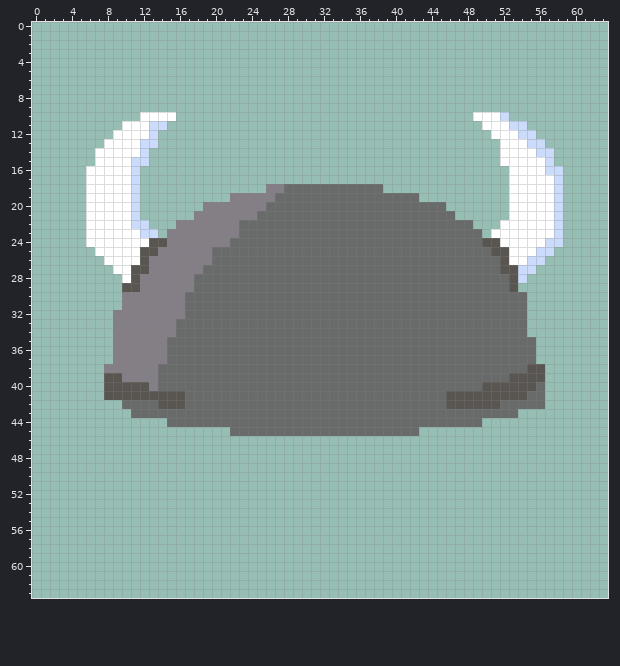
Pixel-art sprite, stored at Art/Enemy/helmet.png. That is the earlier state.
The file is 64x64 pixels.
Now the later version:
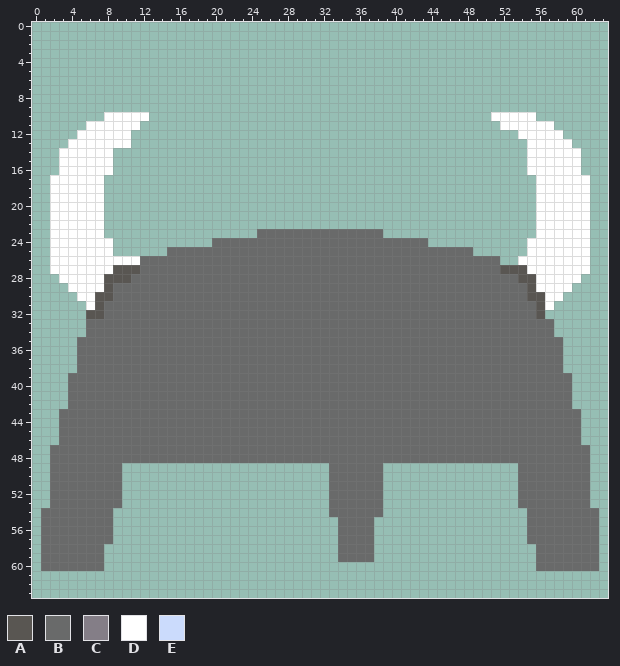
Palette (. is transparent): A #595652  B #696a6a  C #847e87  D #ffffff  E #cbdbfc
What changed:
Changed rows in their new state; - is an unchanged pixel.
first column x 1:
10 -------DDDD-...---------------------------------..-DDDD-------
11 -----DDDD--...-----------------------------------..-DDDDD-----
12 ----DDDD--...-------------------------------------...DDDDD----
13 ---DDDD---...--------------------------------------...DDDDD---
14 --DDDD--....---------------------------------------...-DDDDD--
15 --DDDD--....---------------------------------------...--DDDD--
16 --DDD---...-----------------------------------------..--DDDD--
17 -DDDD--....-----------------------------------------...--DDDD-
18 -DDDD--....--------------.............--------------...--DDDD-
19 -DDDD--....----------.....................----------...--DDDD-
20 -DDDD--....-------...........................-------...--DDDD-
21 -DDDD--....------.............................------...--DDDD-
22 -DDDD--.....---.................................---....--DDDD-
23 -DDDD--......-..........--------------...........-.....--DDDD-
24 -DDDD---...........BB----------------------...........--DDDDD-
25 -DDDDD--......BBBBB-----------------------------......-DDDDDD-
26 -DDDDDD----BBBBBBBB--------------------------------..-DDDDDDD-
27 -DDDDDDDAA-BBBBBBB-----------------------------------ADDDDDDD-
28 --DDDDDAAABBBBBBB-----------------------------------BAADDDDD--
29 ---DDDDABBBBBBBBB-----------------------------------BBADDDD---
30 ----DDAABBBBBBBB--------------------------------------AADD----
31 -----DABBBBBBBBB--------------------------------------BAD-----
32 -----AABBBBBBBBB--------------------------------------BA------
33 -----BBBBBBBBBB---------------------------------------BBB-----
34 -----BBBBBBBBBB---------------------------------------BBB-----
35 ----BBBBBBBBBB-----------------------------------------BBB----
36 ----BBBBBBBBBB-----------------------------------------BBB----
37 ----BBBBBBBBBB-----------------------------------------BBB----
38 ----BBBBBBBBB-----------------------------------------BBBB----
39 ---BBBBBBBBBB---------------------------------------BBBBBBB---
40 ---BBBBBBBBBB------------------------------------BBBBBB-BBB---
41 ---BBBBBBBBBBBBB-----------------------------BBBBBBBBB--BBB---
42 ---BBBBBB----BBB-----------------------------BBBBBB-----BBB---
43 --BBBBBBBB-------------------------------------------BBBBBBB--
44 --BBBBBBBBBBBB-----------------------------------BBBBBBBBBBB--
45 --BBBBBBBBBBBBBBBBBBB---------------------BBBBBBBBBBBBBBBBBB--
46 --BBBBBBBBBBBBBBBBBBBBBBBBBBBBBBBBBBBBBBBBBBBBBBBBBBBBBBBBBB--
47 -BBBBBBBBBBBBBBBBBBBBBBBBBBBBBBBBBBBBBBBBBBBBBBBBBBBBBBBBBBBB-
48 -BBBBBBBBBBBBBBBBBBBBBBBBBBBBBBBBBBBBBBBBBBBBBBBBBBBBBBBBBBBB-
49 -BBBBBBBB-----------------------BBBBBB---------------BBBBBBBB-
50 -BBBBBBBB-----------------------BBBBBB---------------BBBBBBBB-
51 -BBBBBBBB-----------------------BBBBBB---------------BBBBBBBB-
52 -BBBBBBBB-----------------------BBBBBB---------------BBBBBBBB-
53 -BBBBBBBB-----------------------BBBBBB---------------BBBBBBBB-
54 BBBBBBBB------------------------BBBBBB----------------BBBBBBBB
55 BBBBBBBB-------------------------BBBB-----------------BBBBBBBB
56 BBBBBBBB-------------------------BBBB-----------------BBBBBBBB
57 BBBBBBBB-------------------------BBBB-----------------BBBBBBBB
58 BBBBBBB--------------------------BBBB------------------BBBBBBB
59 BBBBBBB--------------------------BBBB------------------BBBBBBB
60 BBBBBBB------------------------------------------------BBBBBBB
